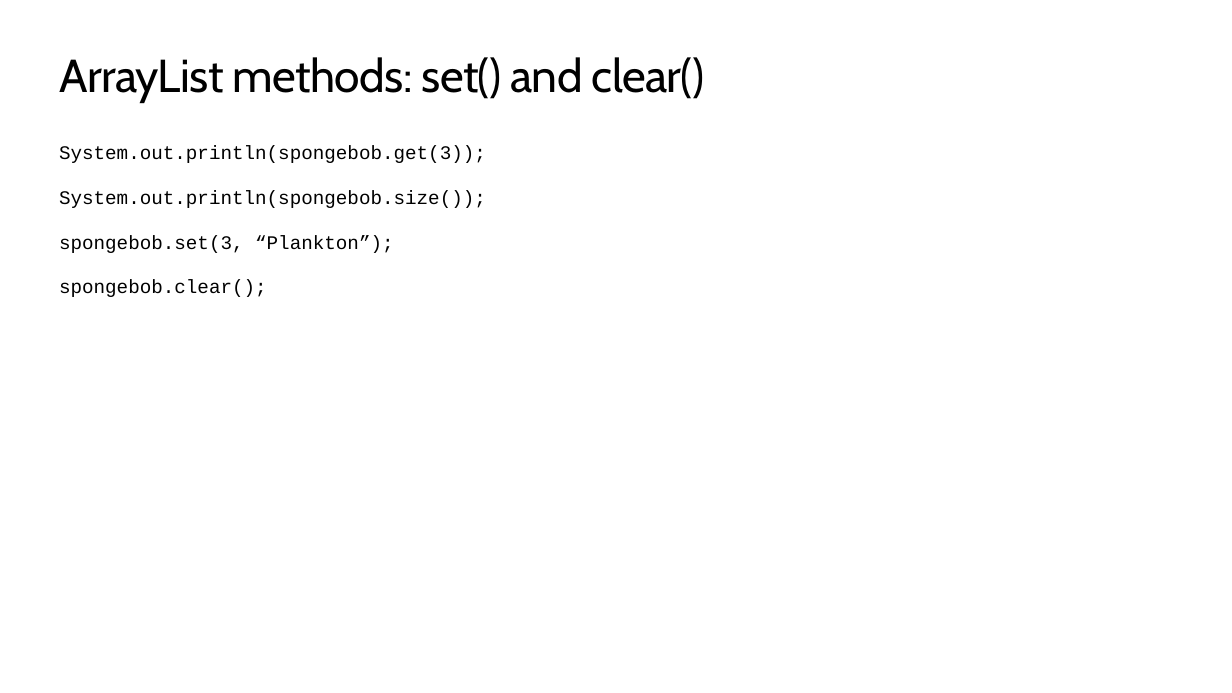
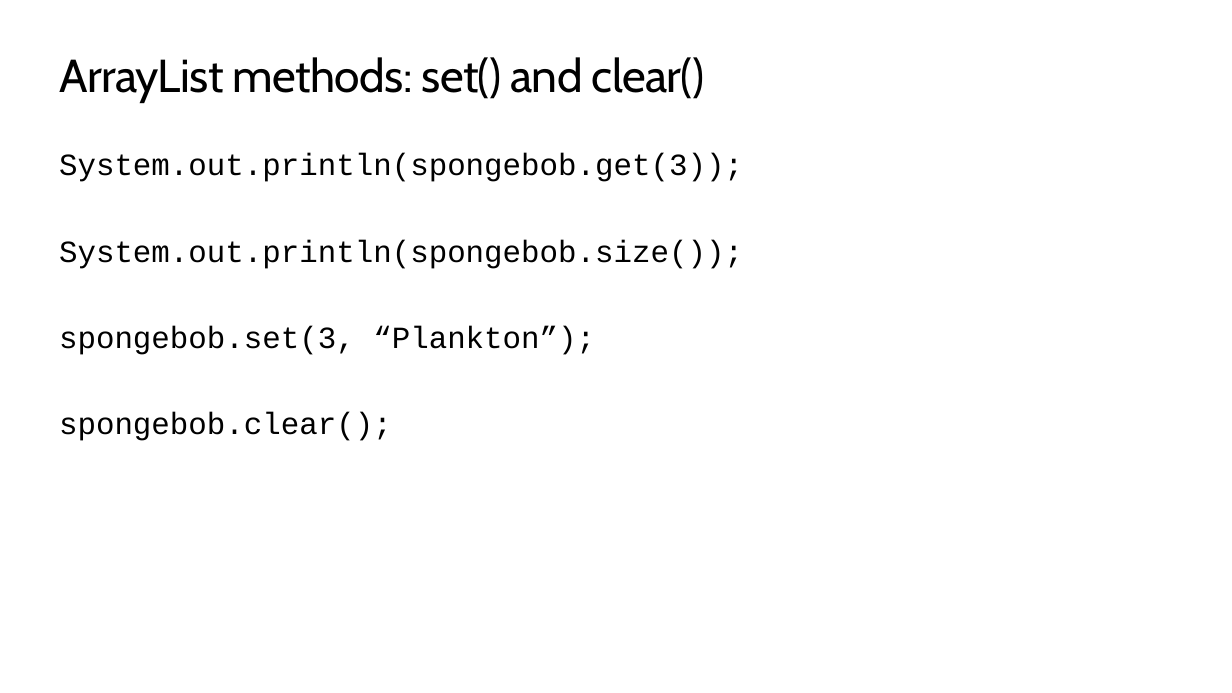
Before and after one commit to TEALSK12/apcsa-public, a slide deck: slide 69 of curriculum/Unit4/Unit4.pptx. Drawn at 1232x693 pixels with LibreOffice and Linux fonts; fonts in the diff are those of the drawing; background and template pictures are left out. Boxes give left, top, right and bottom in pixels: in the first picture for what was removed or moved away, otherwise in the second. Text is boxed around its words. In the diff, an @@ line names an element or a change of style, - is before the commit and + after.

```diff
--- a/curriculum/Unit4/Unit4.pptx
+++ b/curriculum/Unit4/Unit4.pptx
@@ text "System.out.println(spongebob.get(3));" at bbox=[59, 153, 743, 441]: size 15 to 24 pt; line spacing 0.8 to 1; more space between paragraphs @@
```
Also in this commit, not shown: 10 other slides changed, 2 other files.
